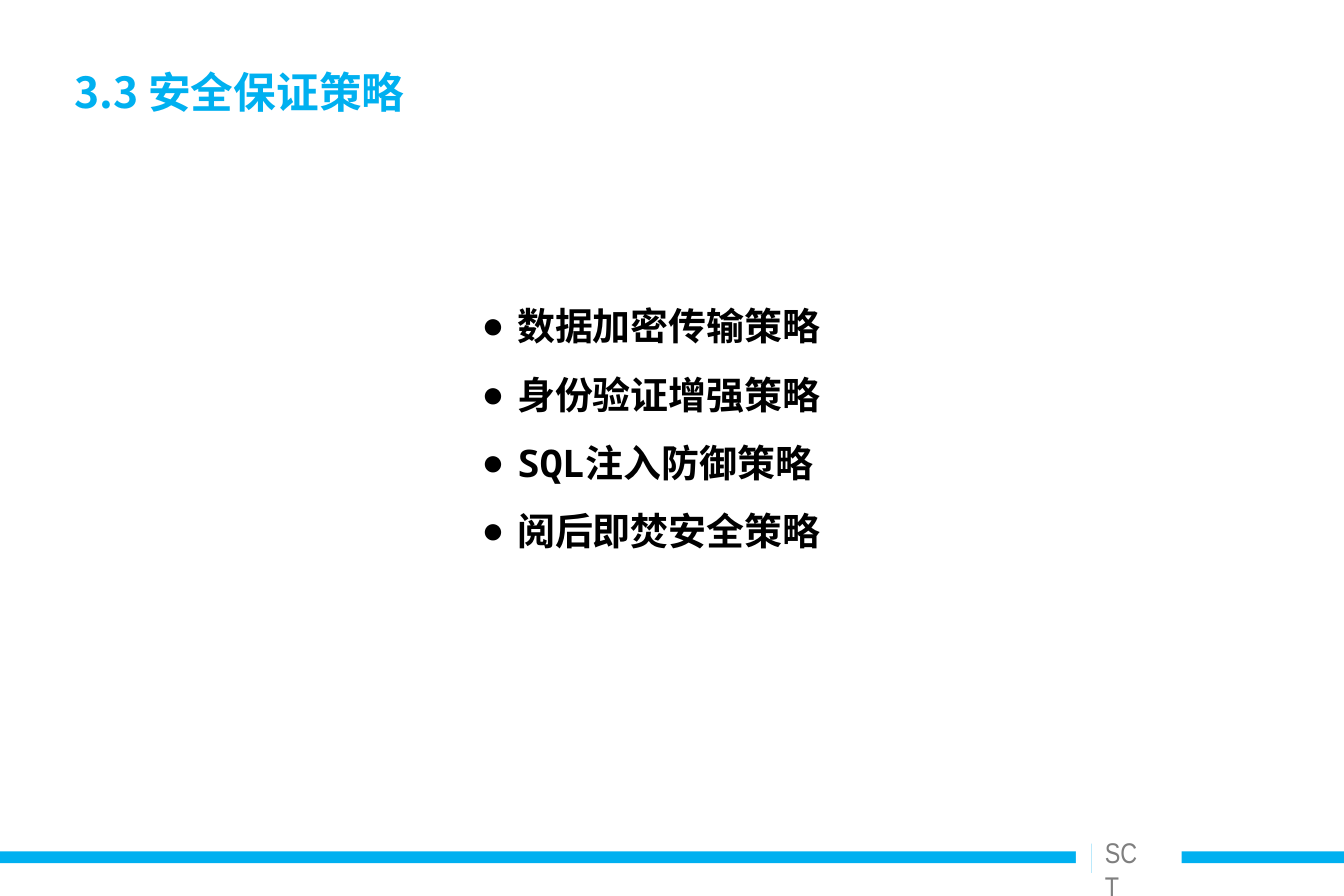
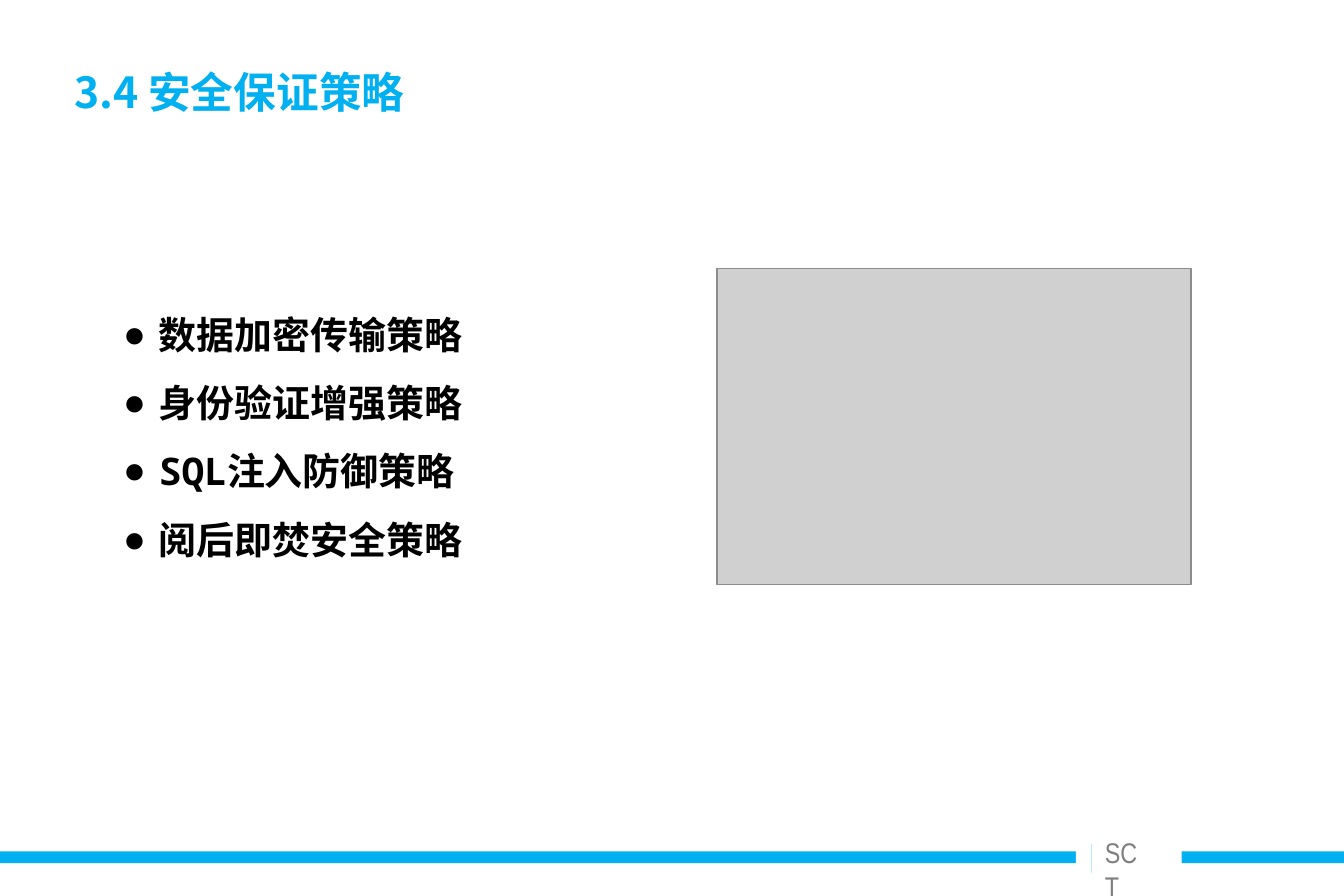
Before and after one commit to Snowin1994/-, a slide deck: slide 23 of 毕业设计相关/答辩ppt/安全聊天工具的设计与实现_v0.9.ppt (slide 27 before the commit). Drawn at 1344x896 pixels with LibreOffice and Linux fonts; fonts in the diff are those of the drawing; grey boxes stand for pictures. Boxes give left, top, right and bottom in pixels: in the first picture for what was removed or moved away, otherwise in the second. Text is boxed around its words. In the diff, an @@ line names an element or a change of style, - is before the commit and + after.

Commit message:
基本完成，差代码的加密部分bug

```diff
--- a/毕业设计相关/答辩ppt/安全聊天工具的设计与实现_v0.9.ppt
+++ b/毕业设计相关/答辩ppt/安全聊天工具的设计与实现_v0.9.ppt
@@ title at (74, 71, 404, 112): text changed @@
-3.3 安全保证策略
+3.4 安全保证策略
@@ picture added at (717, 269, 1192, 584) @@
@@ text "数据加密传输策略": place and size @@
-text "数据加密传输策略" at (517, 307, 820, 549)
+text "数据加密传输策略" at (159, 316, 462, 558)
```
Also in this commit, not shown: 21 other slides changed, 4 slides added, 7 slides removed, 23 other files.
